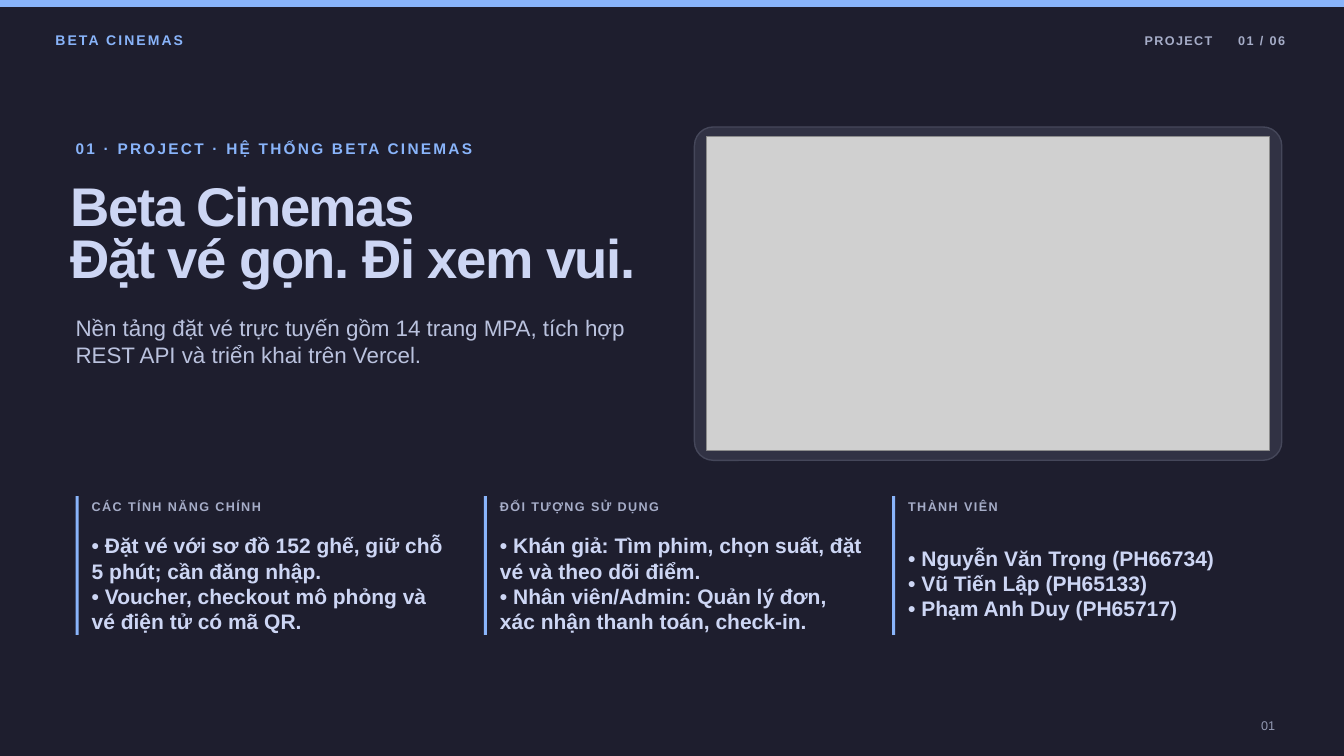
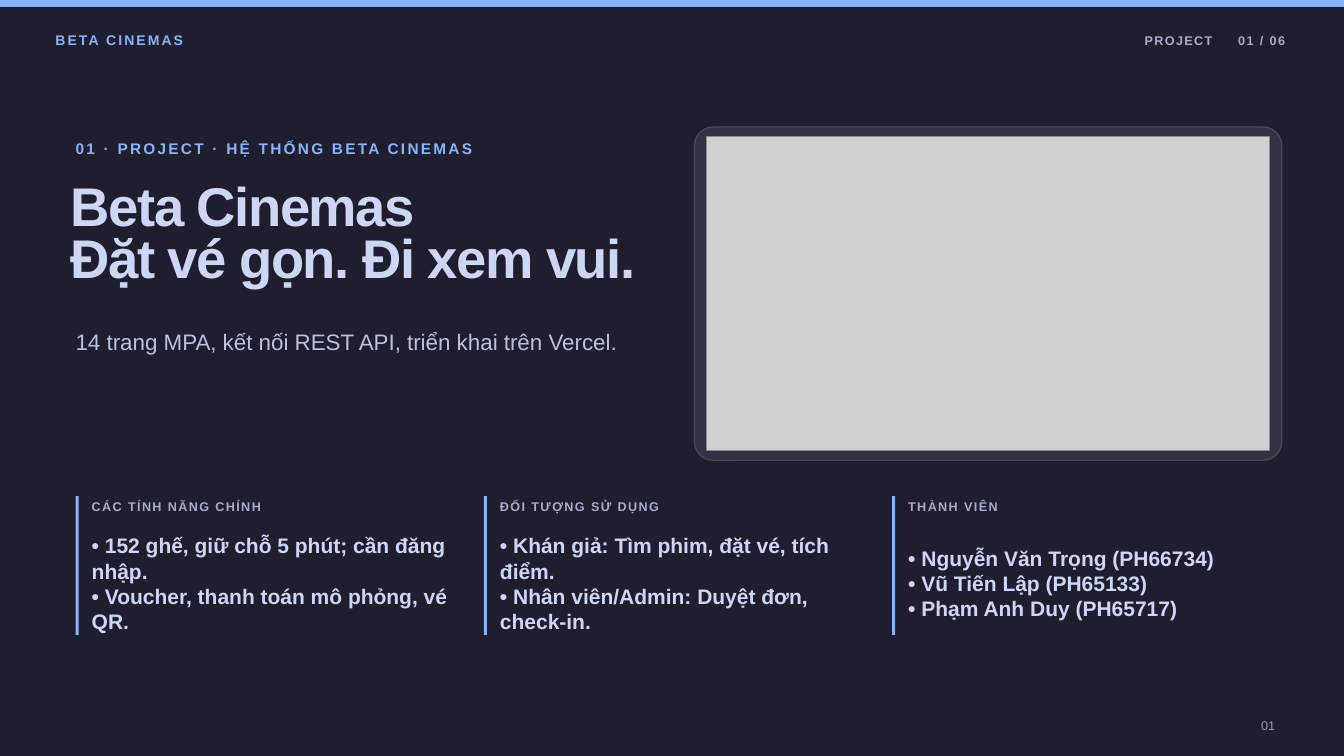
Before and after one commit to AsakiYuki/web2064-fa26, a slide deck: slide 1 of Beta-Cinemas-Presentation.odp. Drawn at 1344x756 pixels with LibreOffice and Linux fonts; fonts in the diff are those of the drawing; grey boxes stand for pictures. Boxes give left, top, right and bottom in pixels: in the first picture for what was removed or moved away, otherwise in the second. Text is boxed around its words. In the diff, an @@ line names an element or a change of style, - is before the commit and + after.

Commit message:
docs(presentation): reduce slide text

```diff
--- a/Beta-Cinemas-Presentation.odp
+++ b/Beta-Cinemas-Presentation.odp
@@ text at (76, 332, 617, 355): text changed @@
-Nền tảng đặt vé trực tuyến gồm 14 trang MPA, tích hợp REST API và triển khai trên Vercel.
+14 trang MPA, kết nối REST API, triển khai trên Vercel.
@@ text at (92, 537, 447, 633): text changed @@
-• Đặt vé với sơ đồ 152 ghế, giữ chỗ 5 phút; cần đăng nhập.
-• Voucher, checkout mô phỏng và vé điện tử có mã QR.
+• 152 ghế, giữ chỗ 5 phút; cần đăng nhập.
+• Voucher, thanh toán mô phỏng, vé QR.
@@ text at (500, 537, 829, 629): text changed @@
-• Khán giả: Tìm phim, chọn suất, đặt vé và theo dõi điểm.
-• Nhân viên/Admin: Quản lý đơn, xác nhận thanh toán, check-in.
+• Khán giả: Tìm phim, đặt vé, tích điểm.
+• Nhân viên/Admin: Duyệt đơn, check-in.
```
Also in this commit, not shown: 5 other slides changed.
